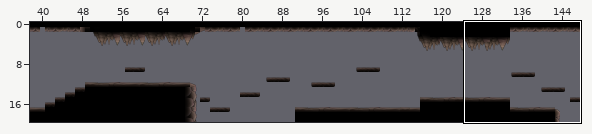
Two versions of a level (Tiled map, assets/Maps/mapPablo2.tmx). Above: a wide view before the commit, with the close-up outlined.
Close-up. Old version:
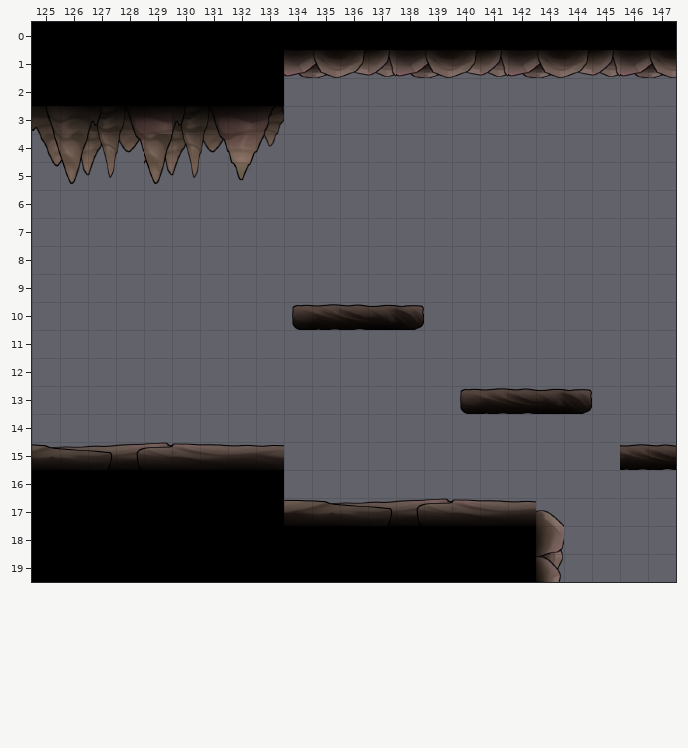
Cells are 64x64 px. Shown: x 125..147, y 0..19. The commit also changed other parts of the map, which this record leaves out.
Now the later version:
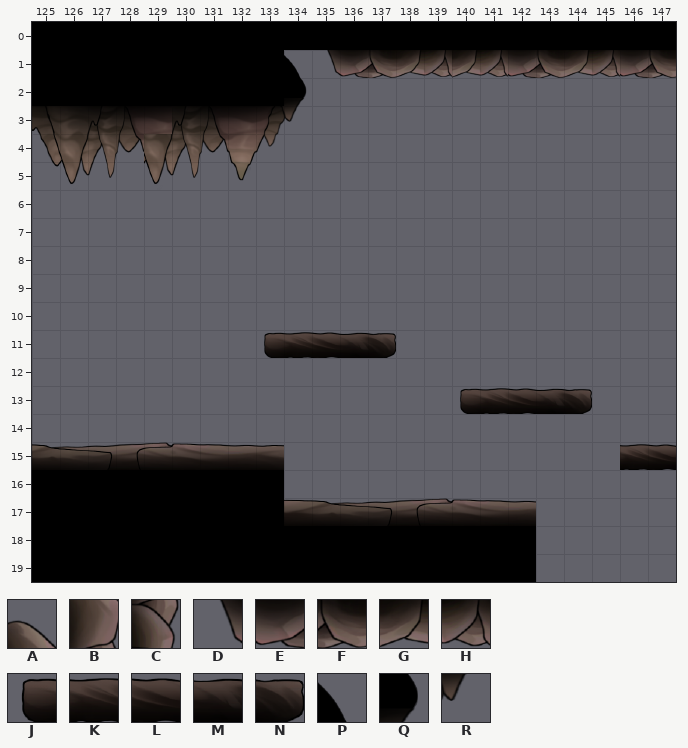
Key: from "Cave_Floor": A 446, B 478, C 510, D 793, E 794, F 795, G 796, H 797; from "Cave_Platforms": J 164, K 165, L 166, M 167, N 168; from "Cave_RockCombinations": P 86, Q 118, R 150.
_ is an empty cell.
Tiles replaced or removed in this view: A, B, C, E, F, G, H, J, K, L, M, N.
From old to new:
Changed rows in their new state; . is an unchanged cell.
Layer "Struttura":
first column x 134:
 1 PDEFGH
 2 Q.....
 3 R.....
first column x 133:
10 ._____
11 JKLMN.
first column x 143:
17 _
18 _
19 _
Changed places in both close-ups, as pixel boxes (x1, y1, x2, y2):
changed: (284, 50, 452, 122)
changed: (264, 304, 424, 358)
removed: (536, 510, 564, 582)
